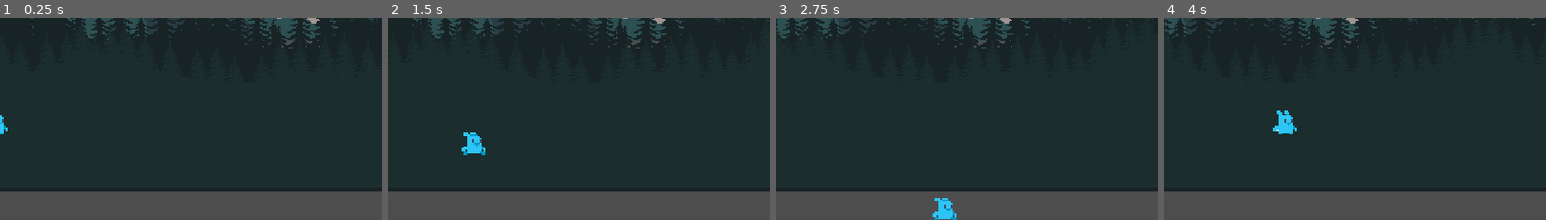
Above: before the commit, frames 1-4 (left to right).
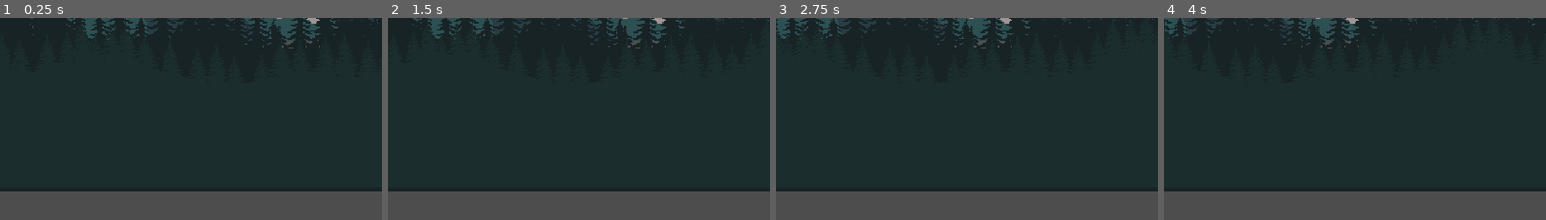
Above: after the commit, the same moments.

Repository: amppavai/godot-repo
Game: Godot game, scene res://main.tscn
The game is run twice, just before and just after one commit, with the same random seed, the same clock (stepped at 60 frames per second) and the same inputs. This scene is started directly instead of the project's main scene.
Inputs:
- Up to frame 1 (0.25 s): no input
- Up to frame 2 (1.5 s): hold Right (ui_right) 0.53-1.28 s; hold Down (ui_down) from 1.28 s (still down)
- Up to frame 3 (2.75 s): release Down (ui_down) at 2.03 s; hold Right (ui_right) from 2.03 s (still down)
- Up to frame 4 (4 s): release Right (ui_right) at 2.78 s; hold Up (ui_up) 2.78-3.53 s; hold Left (ui_left) from 3.53 s (still down)
The pictures show only the part of the screen within x 0-50%, y 50-100%; the shares and areas given below are measured in that part.

The runs differ from the first frame. In frame 1, 0.1% of the frame differs, in the area x 0-2%, y 48-58%; in frame 2, 0.5%, in the area x 19-26%, y 56-68%; in frame 3, 0.4%; in frame 4, 0.5%.

Commit message:
mergeTest

Diff:
--- a/team9/main.tscn
+++ b/team9/main.tscn
@@ -7,7 +7,9 @@
 position = Vector2(-1, -3)
 
 [node name="Player ( Polina)" parent="." instance=ExtResource("2_6fy3c")]
-position = Vector2(-1, 260)
+visible = false
+position = Vector2(40, 20)
+scale = Vector2(2, 2)
 
 [node name="Level1(Ani)" parent="." instance=ExtResource("1_8o510")]
 position = Vector2(0, 0)
